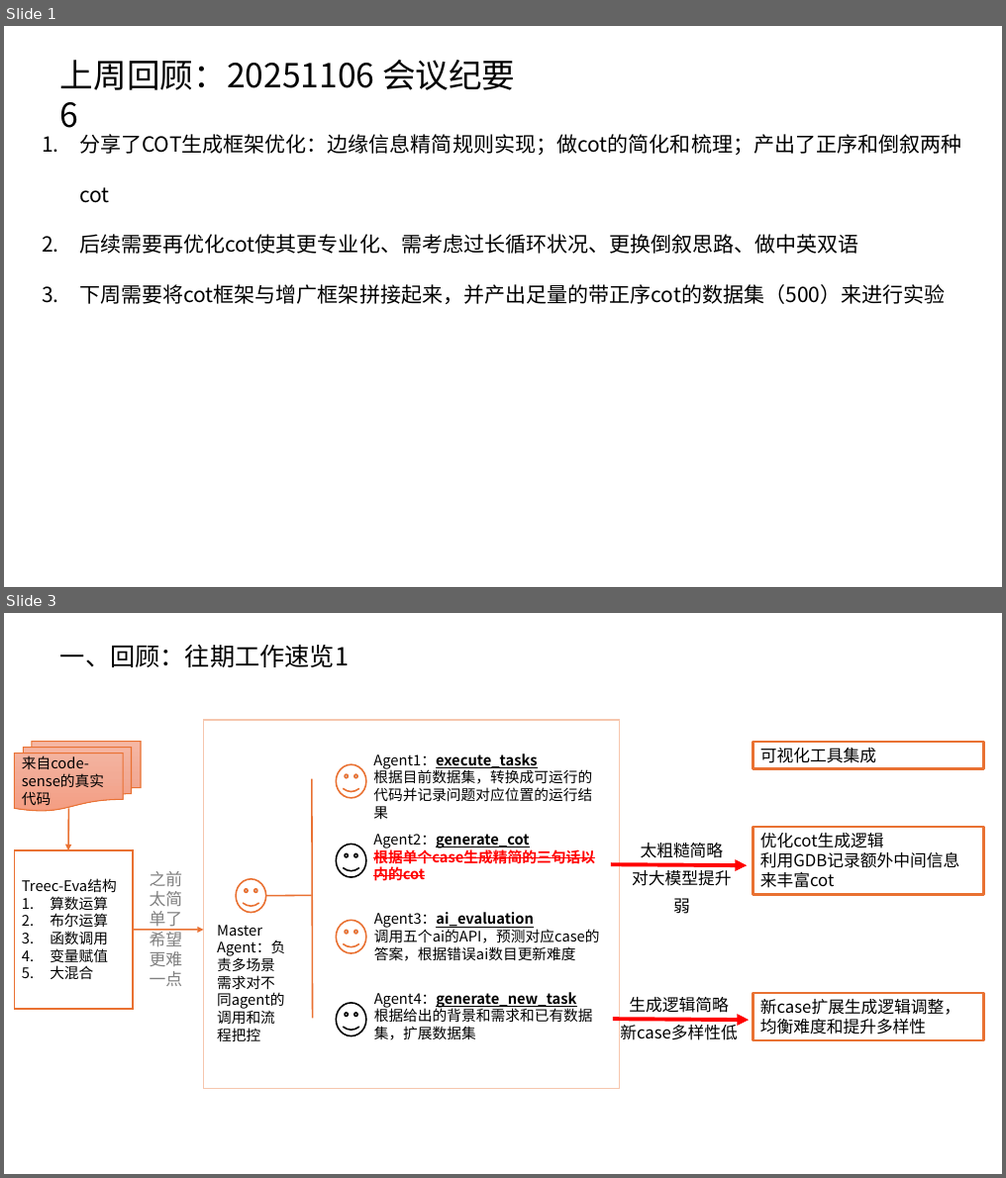
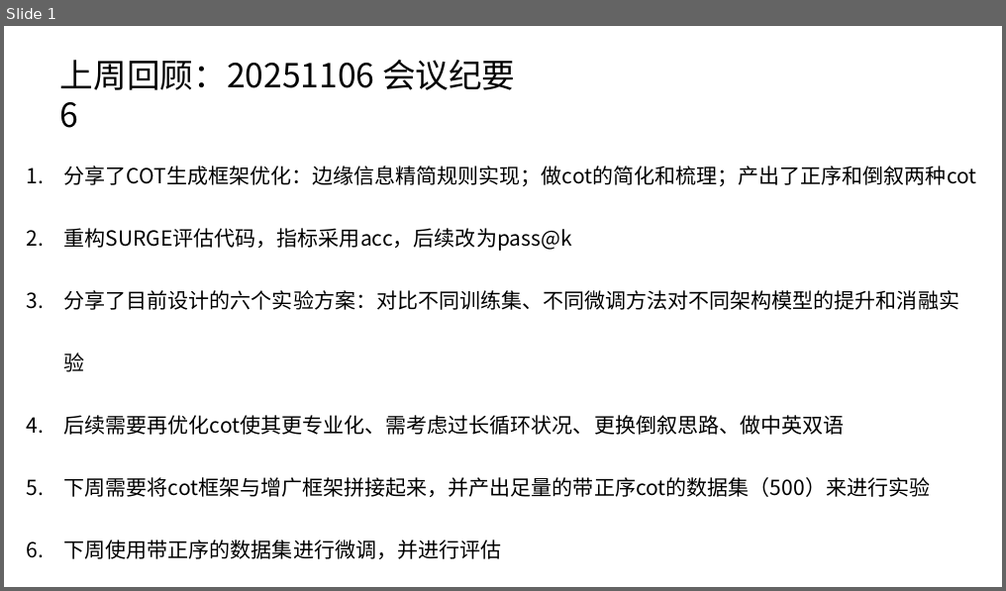
Before and after one commit to caoye04/TreecEva, a slide deck: 组会记录/组会1113.pptx. Shown one above the other, each under a label of ours: slides 1 and 3 before the commit, slide 1 after it; the slides between them are not shown. The pictures are 1006x1178 and 1006x591 pixels, drawn with LibreOffice and Linux fonts; fonts in the diff are those of the drawing. Boxes give left, top, right and bottom in pixels: in the first picture for what was removed or moved away, otherwise in the second. Text is boxed around its words. In the diff, an @@ line names an element or a change of style, - is before the commit and + after.

```diff
--- a/组会记录/组会1113.pptx
+++ b/组会记录/组会1113.pptx
@@ slide 3 removed at [4,613,1002,1174], background #FFFFFF @@
@@ text removed at [60,645,349,667] @@
-一、回顾：往期工作速览1
@@ flow chart multidocument removed at [15,742,141,811] @@
-来自code-sense的真实代码
@@ group removed at [204,720,984,1089]: 7 texts, 5 smiley faces, 4 rectangles, 2 lines, 2 arrows @@
-太粗糙简略
-对大模型提升弱
-Agent1：execute_tasks
-根据目前数据集，转换成可运行的代码并记录问题对应位置的运行结果
-Agent2：generate_cot
-根据单个case生成精简的三句话以内的cot
-Agent3：ai_evaluation
-调用五个ai的API，预测对应case的答案，根据错误ai数目更新难度
-Agent4：generate_new_task
-根据给出的背景和需求和已有数据集，扩展数据集
-Master Agent：负责多场景需求对不同agent的调用和流程把控
-生成逻辑简略
-新case多样性低
-优化cot生成逻辑
-利用GDB记录额外中间信息来丰富cot
-新case扩展生成逻辑调整，均衡难度和提升多样性
-可视化工具集成
@@ arrow removed from (68, 808) to (68, 851) @@
@@ rectangle removed at [15,851,133,1008] @@
-Treec-Eva结构
-1. 算数运算
-2. 布尔运算
-3. 函数调用
-4. 变量赋值
-5. 大混合
@@ text removed at [150,871,183,986] @@
-之前太简单了希望更难一点
@@ arrow removed from (133, 930) to (204, 930) @@
@@ slide 1 changed as well @@
@@ text "分享了COT生成框架优化：边缘信息精简规则实现；做cot的简化和梳理；产出了正序和倒叙两种cot": place and size @@
-text "分享了COT生成框架优化：边缘信息精简规则实现；做cot的简化和梳理；产出了正序和倒叙两种cot" at [79,134,961,304]
+text "分享了COT生成框架优化：边缘信息精简规则实现；做cot的简化和梳理；产出了正序和倒叙两种cot" at [64,166,977,560]
@@ text at [64,166,977,497]: line spacing 2 to 2.5 @@
@@ text at [64,228,959,372]: paragraphs added @@
+2. 重构SURGE评估代码，指标采用acc，后续改为pass@k
+3. 分享了目前设计的六个实验方案：对比不同训练集、不同微调方法对不同架构模型的提升和消融实验
@@ text at [64,540,502,560]: paragraph added @@
+6. 下周使用带正序的数据集进行微调，并进行评估
```
Also in this commit, not shown: 1 other slide changed, 15 slides added, 16 other slides removed, 20 other files.
